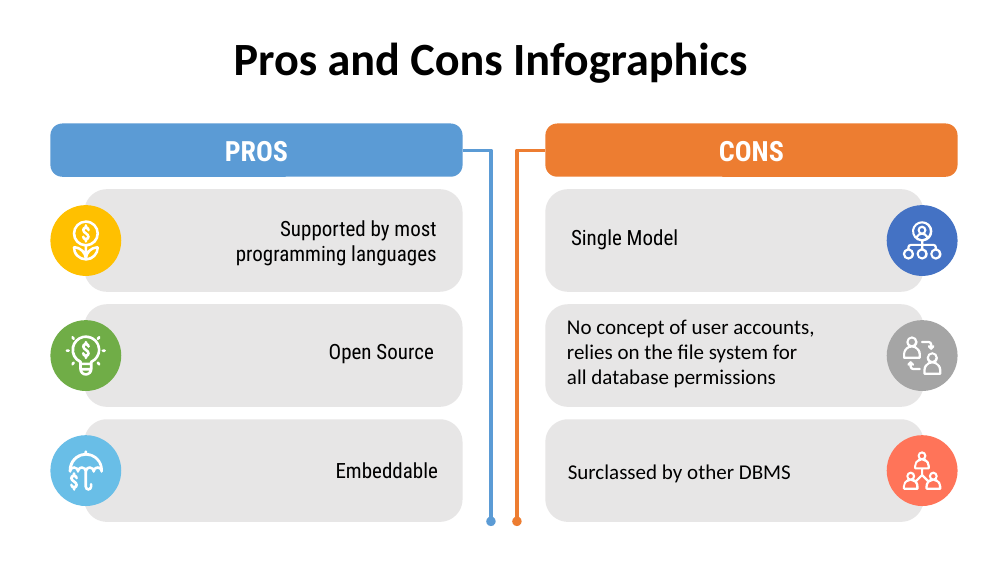
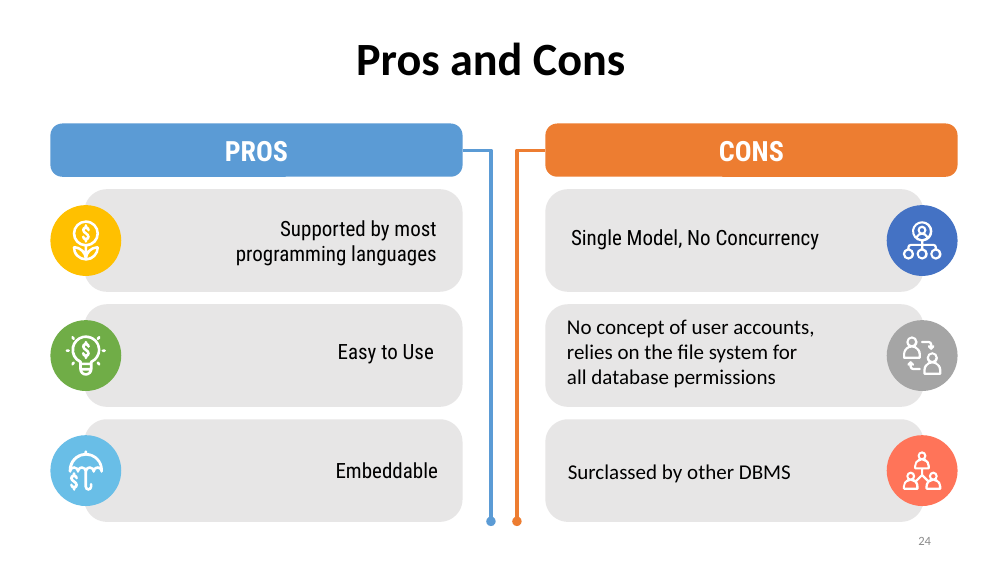
Before and after one commit to AntonioPirani/SQLiteProject, a slide deck: slide 24 of Presentation.pptx (slide 21 before the commit). Drawn at 1008x567 pixels with LibreOffice and Linux fonts; fonts in the diff are those of the drawing. Boxes give left, top, right and bottom in pixels: in the first picture for what was removed or moved away, otherwise in the second. Text is boxed around its words. In the diff, an @@ line names an element or a change of style, - is before the commit and + after.

Commit message:
last (?) update

```diff
--- a/Presentation.pptx
+++ b/Presentation.pptx
@@ title at (x1=356, y1=42, x2=625, y2=76): text changed @@
-Pros and Cons Infographics
+Pros and Cons
@@ text at (x1=571, y1=229, x2=820, y2=250): text changed @@
-Single Model
+Single Model, No Concurrency
@@ text at (x1=338, y1=344, x2=434, y2=364): text changed @@
-Open Source
+Easy to Use
@@ page number added at (x1=918, y1=537, x2=931, y2=545), 12 pt, text #8C8C8C @@
+24
```
Also in this commit, not shown: 20 other slides changed, 3 slides added.
